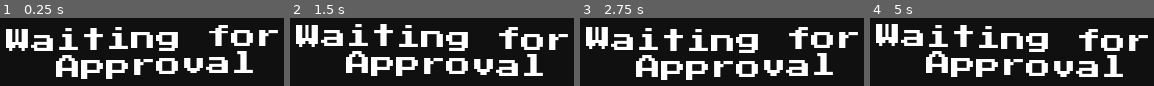
Above: before the commit, frames 1-4 (left to right).
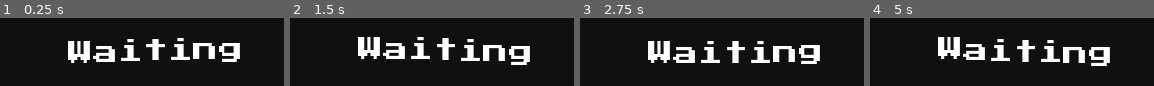
Above: after the commit, the same moments.

Repository: OsakiTsukiko/magmaboy-and-icegirl
Game: Godot game, scene res://src/ui/waiting_lobby/WaitingLobby.tscn
Same seed, same stepped clock (60 frames per second), same inputs: the game is played once before the commit and once after it. This scene is started directly instead of the project's main scene.
Inputs:
- Up to frame 1 (0.25 s): no input
- Up to frame 2 (1.5 s): hold D (move_right) from 0.53 s (still down); tap W (jump) at 0.77 s
- Up to frame 3 (2.75 s): tap W (jump) at 1.52 s; release D (move_right) at 2.03 s; hold A (move_left) from 2.03 s (still down)
- Up to frame 4 (5 s): release A (move_left) at 2.78 s; hold D (move_right) 2.78-4.28 s; tap W (jump) at 3.02, 3.77, 4.52 s; hold A (move_left) from 4.28 s (still down)

The runs differ from the first frame. In frame 1, 29% of the frame differs, in the area x 2-98%, y 10-90%; in frame 2, 29%; in frame 3, 29%; in frame 4, 29%, in the area x 2-98%, y 8-87%.

Commit message:
enhance waiting lobby scene

Diff:
--- /dev/null
+++ b/src/ui/waiting_lobby/WaitingLobby.gd
@@ -0,0 +1,13 @@
+extends Control
+
+onready var title = $BG/CenterContainer/Title
+
+func _ready():
+	load_title("Waiting")
+	Gamestate.connect("waiting_lobby_message_signal", self, "_waiting_lobby_message_signal")
+
+func load_title(msg: String):
+	title.bbcode_text = "\n[center][wave amp=15 freq=2]" + msg + "[/wave][/center]\n"
+
+func _waiting_lobby_message_signal(msg: String):
+	load_title(msg)
--- a/src/ui/waiting_lobby/WaitingLobby.tscn
+++ b/src/ui/waiting_lobby/WaitingLobby.tscn
@@ -1,7 +1,8 @@
-[gd_scene load_steps=4 format=2]
+[gd_scene load_steps=5 format=2]
 
 [ext_resource path="res://assets/ui/main_menu/bg/bg_panel.tres" type="StyleBox" id=1]
 [ext_resource path="res://assets/fonts/PressStart2P.ttf" type="DynamicFontData" id=2]
+[ext_resource path="res://src/ui/waiting_lobby/WaitingLobby.gd" type="Script" id=3]
 
 [sub_resource type="DynamicFont" id=1]
 font_data = ExtResource( 2 )
@@ -9,6 +10,7 @@
 [node name="WaitingLobby" type="Control"]
 anchor_right = 1.0
 anchor_bottom = 1.0
+script = ExtResource( 3 )
 
 [node name="BG" type="Panel" parent="."]
 anchor_right = 1.0
@@ -21,16 +23,10 @@
 
 [node name="Title" type="RichTextLabel" parent="BG/CenterContainer"]
 margin_left = 106.0
-margin_top = 116.0
+margin_top = 141.0
 margin_right = 406.0
-margin_bottom = 184.0
+margin_bottom = 158.0
 rect_min_size = Vector2( 300, 0 )
 custom_fonts/normal_font = SubResource( 1 )
 bbcode_enabled = true
-bbcode_text = "
-[center][wave amp=15 freq=2]Waiting for Approval[/wave][/center]
-"
-text = "
-Waiting for Approval
-"
 fit_content_height = true
--- a/src/utils/gamestate.gd
+++ b/src/utils/gamestate.gd
@@ -19,6 +19,7 @@
 # Signals
 signal player_join_request_signal
 signal kicked_reason_signal
+signal waiting_lobby_message_signal
 
 func _ready() -> void:
 	get_tree().connect("network_peer_connected", self, "_network_peer_connected")
@@ -85,6 +86,7 @@
 
 func _connected_to_server() -> void:
 	get_tree().change_scene_to(waiting_lobby)
+	call_deferred("emit_signal", "waiting_lobby_message_signal", "Waiting for Approval...")
 
 # Networking
 
